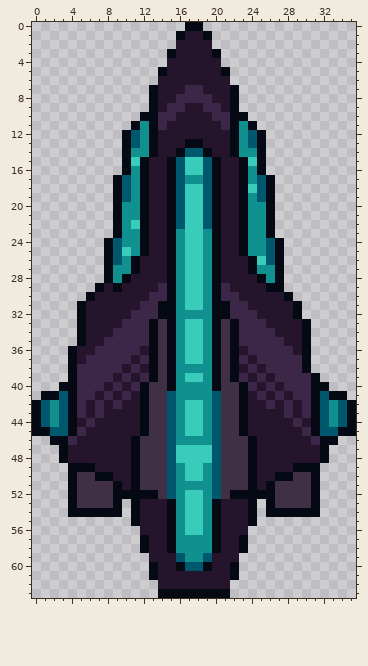
Pixel-art sprite, stored at assets/ships/moon_ship.png. Above is the file before it was changed.
The file is 36x64 pixels. Colours within 5 levels of each other are drawn and written as one.
The same view after the edit:
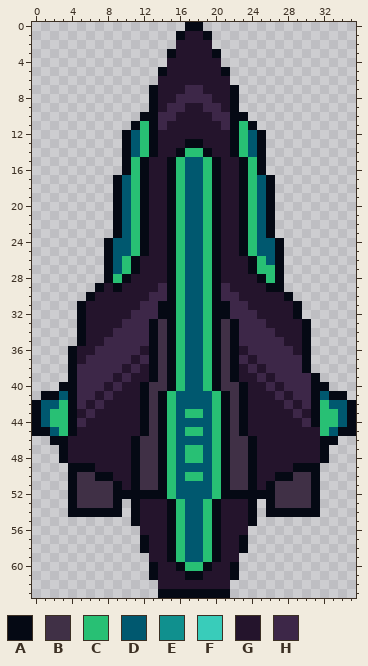
Palette (. is transparent): A #050914  B #403046  C #28c074  D #00586f  E #10908e  F #39ccba  G #24142c  H #3d2748
What changed:
Changed rows in their new state; - is an unchanged pixel.
first column x 2:
11 ----------C----------C----------
12 ----------C----------C----------
13 ----------C----------C----------
14 ---------DC----CC----CD---------
15 ---------C----CDDC----C---------
16 ---------C----CDDC----C---------
17 ---------C----CDDC----C---------
18 ---------C----CDDC----C---------
19 ---------C----CDDC----C---------
20 --------DC----CDDC----CD--------
21 --------DC----CDDC----CD--------
22 --------DC----CDDC----CD--------
23 --------DC----CDDC----CD--------
24 --------DC----CDDC----CD--------
25 --------DC----CDDC----CD--------
26 --------C-----CDDC-----C--------
27 -------DC-----CDDC-----CC-------
28 -------C------CDDC------C-------
29 --------------CDDC--------------
30 --------------CDDC--------------
31 --------------CDDC--------------
32 --------------CDDC--------------
33 --------------CDDC--------------
34 --------------CDDC--------------
35 --------------CDDC--------------
36 --------------CDDC--------------
37 --------------CDDC--------------
38 --------------CDDC--------------
39 ----------G---CDDC---G----------
40 ---------G----CDDC----G---------
41 --------G---ACDDDDCA---G--------
42 DC-----G----ACDDDDCA----G-----CD
43 CC-GHG------ACDCCDCA------GHG-CC
44 CC-HG-------ACDDDDCA-------GH-CC
45 -C-G--------ACDCCDCA--------GGC-
46 --G---------ACDDDDCA---------G--
47 ------------ACDCCDCA------------
48 ------------ACDCCDCA------------
49 ------------ACDDDDCA------------
50 ------------ACDCCDCA------------
51 ------------ACDDDDCA------------
52 ------------ACDDDDCA------------
53 --------------CDDC--------------
54 --------------CDDC--------------
55 --------------CDDC--------------
56 --------------CDDC--------------
57 --------------CDDC--------------
58 --------------CDDC--------------
59 -------------ACDDCA-------------
60 ---------------CC---------------
61 ---------------AA---------------
Pixel boxes of the changes (left, top, right, bottom) in both pictures:
changed: (50, 121, 338, 580)
